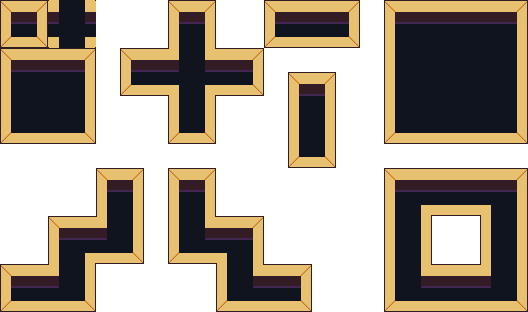
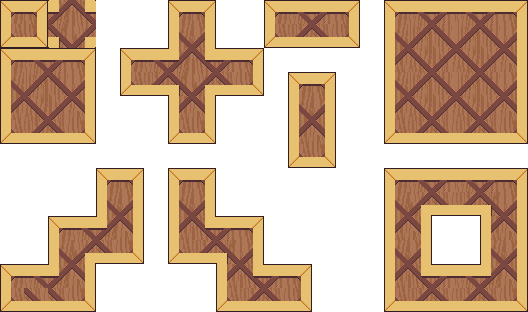
The second 528 x 312 image is a revision of the first. Changes to its layers:
painted on "Layer 1 copy 39" over (96, 216, 120, 240)
painted on "Layer 1 copy 47" over (48, 264, 72, 288)
painted on "Layer 1 copy 9" over (168, 48, 192, 72)
painted on "Layer 1 copy 67" over (192, 216, 216, 240)
painted on "Layer 1 copy 68" over (240, 264, 264, 288)
painted on "Layer 1 copy 10" over (192, 48, 216, 72)
painted on "Layer 1 copy 60" over (216, 240, 240, 264)
painted on "Layer 1 copy 11" over (168, 72, 192, 96)
painted on "Layer 1 copy 48" over (72, 240, 96, 264)
painted on "Layer 1 copy 12" over (192, 72, 216, 96)
painted on "Layer 1 copy 58" over (240, 288, 264, 301)
painted on "Layer 1 copy 114" over (408, 288, 432, 301)
painted on "Layer 1 copy 113" over (456, 288, 480, 301)
painted on "Layer 1 copy 112" over (456, 192, 480, 205)
painted on "Layer 1 copy 102" over (456, 120, 480, 133)
painted on "Layer 1 copy 25" over (480, 264, 504, 288)
painted on "Layer 1 copy 26" over (408, 264, 432, 288)
painted on "Layer 1 copy 27" over (480, 192, 504, 216)
painted on "Layer 1 copy 28" over (408, 192, 432, 216)
painted on "Layer 1 copy 136" over (408, 24, 456, 72)
painted on "Layer 1 copy 135" over (456, 24, 504, 72)
painted on "Layer 1 copy 134" over (456, 72, 504, 120)
painted on "Layer 1 copy 133" over (408, 72, 456, 120)
painted on "Roof" over (11, 0, 96, 133)
…and 40 more changes (40 painted)